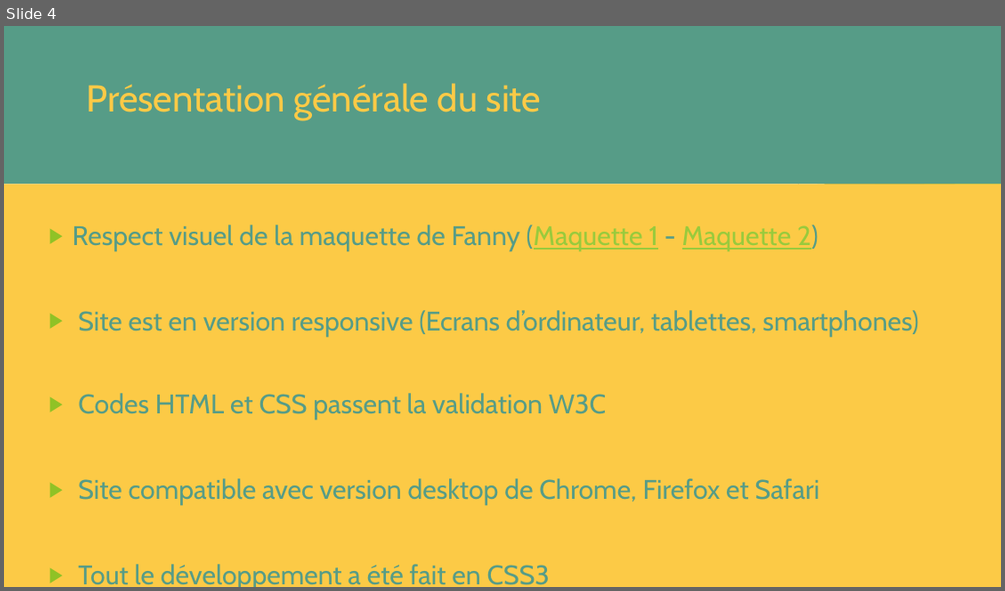
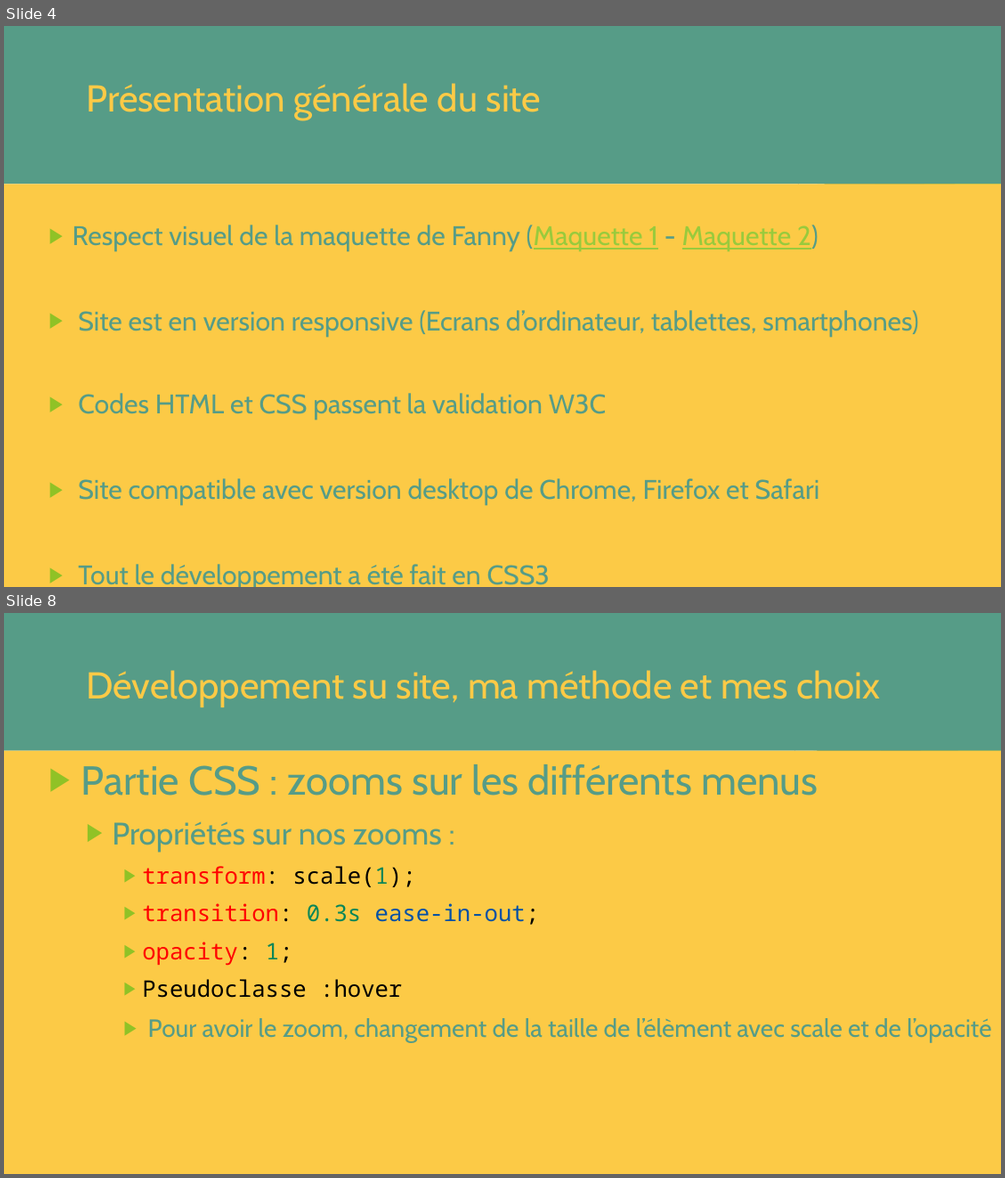
Before and after one commit to RichardZ1/Projet3_AnimationsWeb, a slide deck: OhMyFood!.pptx. Shown one above the other, each under a label of ours: slide 4 before the commit, slides 4 and 8 after it; the slides between them are not shown. The pictures are 1005x591 and 1005x1178 pixels, drawn with LibreOffice and Linux fonts; fonts in the diff are those of the drawing. Boxes give left, top, right and bottom in pixels: in the first picture for what was removed or moved away, otherwise in the second. Text is boxed around its words. In the diff, an @@ line names an element or a change of style, - is before the commit and + after.

```diff
--- a/OhMyFood!.pptx
+++ b/OhMyFood!.pptx
@@ slide 8 added at box(4, 613, 1001, 1174), background #FFFFFF; not listed: 10 template elements that a slide beside it also shows @@
@@ title added at box(4, 613, 1001, 751), fill #569C87, 36 pt, text #FCCA46 @@
+Développement su site, ma méthode et mes choix
@@ text added at box(4, 751, 1001, 1174), fill #FCCA46, 22 pt, text #569C87 @@
+  ▶ Partie CSS : zooms sur les différents menus
+    ▶ Propriétés sur nos zooms :
+      ▶ transform: scale(1);
+      ▶ transition: 0.3s ease-in-out;
+      ▶ opacity: 1;
+      ▶ Pseudoclasse :hover
+      ▶ Pour avoir le zoom, changement de la taille de l’élèment avec scale et de l’opacité
```
Also in this commit, not shown: 2 slides changed, 5 other slides added, 1 slide removed, 3 other files.
